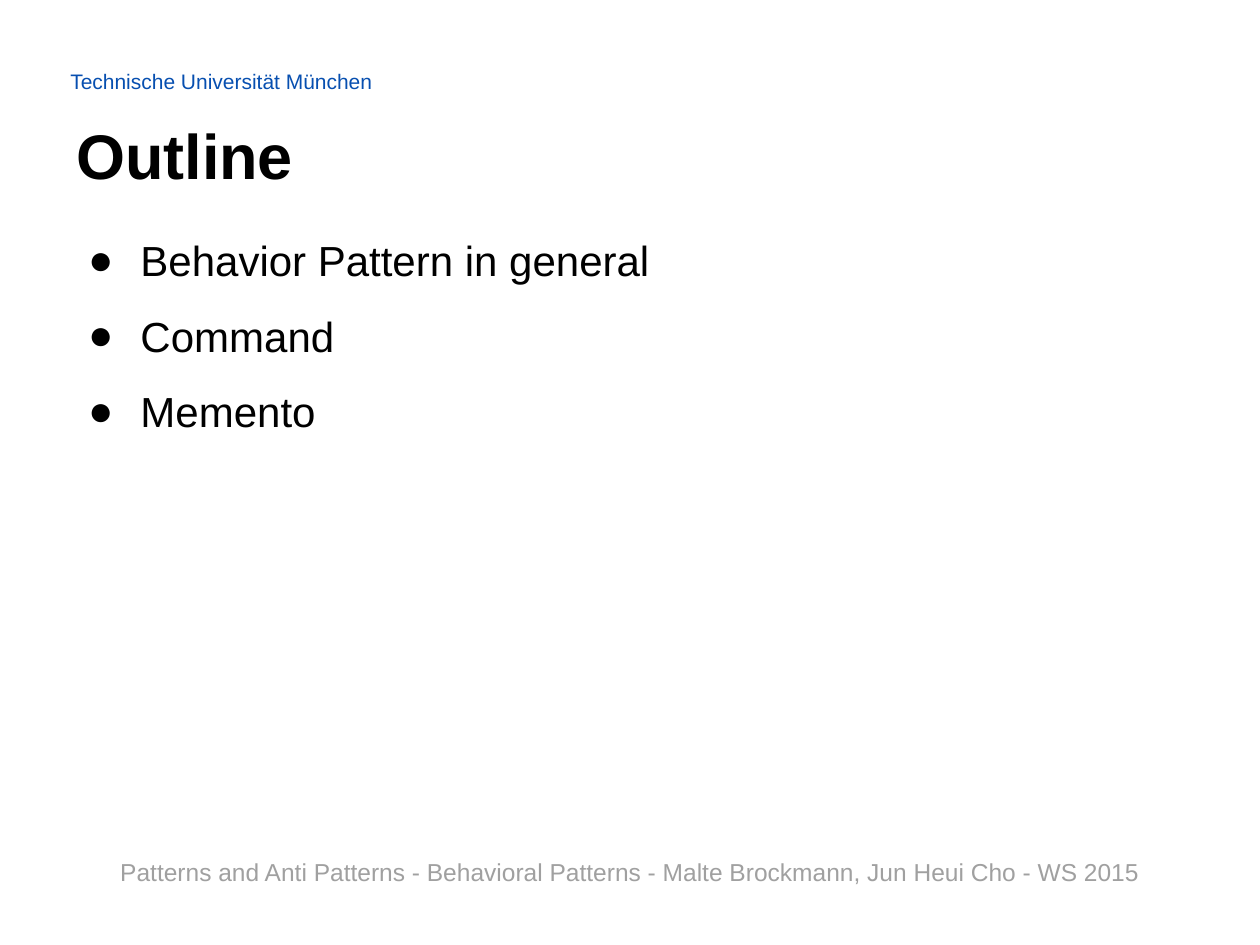
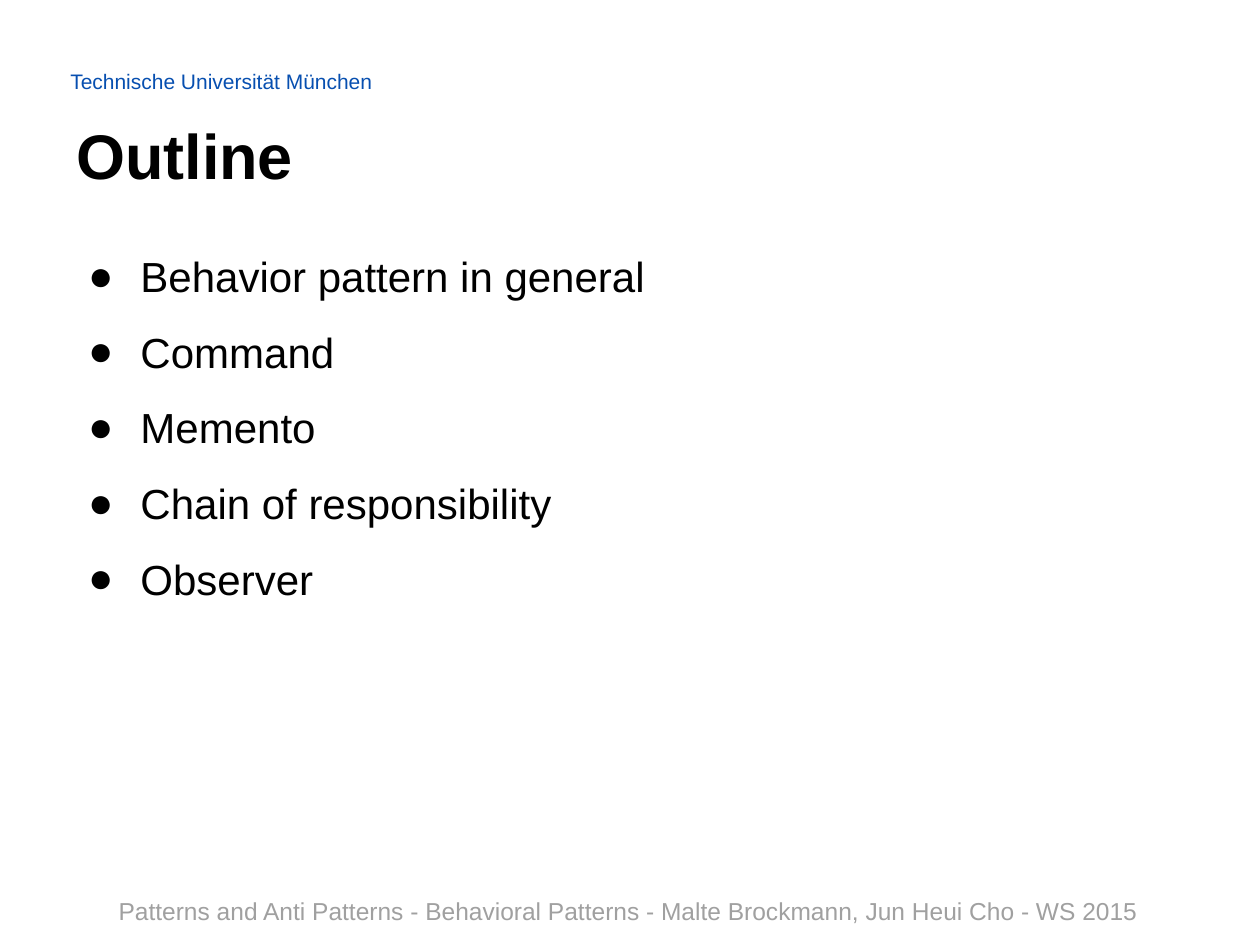
Before and after one commit to Painted6/Behavioral-design-patterns, a slide deck: slide 2 of Behavioral Patterns - JS Patterns and Anti Patterns.pptx. Drawn at 1260x945 pixels with LibreOffice and Linux fonts; fonts in the diff are those of the drawing; background and template pictures are left out. Boxes give left, top, right and bottom in pixels: in the first picture for what was removed or moved away, otherwise in the second. Text is boxed around its words. In the diff, an @@ line names an element or a change of style, - is before the commit and + after.

```diff
--- a/Behavioral Patterns - JS Patterns and Anti Patterns.pptx
+++ b/Behavioral Patterns - JS Patterns and Anti Patterns.pptx
@@ text "Behavior pattern in general" moved from (x1=140, y1=245, x2=649, y2=428) to (x1=140, y1=261, x2=645, y2=596) @@
@@ text at (x1=140, y1=261, x2=645, y2=301): text changed @@
-● Behavior Pattern in general
+● Behavior pattern in general
@@ text at (x1=140, y1=488, x2=552, y2=596): paragraphs added @@
+● Chain of responsibility
+● Observer
@@ text removed at (x1=120, y1=863, x2=1139, y2=884) @@
-Patterns and Anti Patterns - Behavioral Patterns - Malte Brockmann, Jun Heui Cho - WS 2015
@@ text added at (x1=119, y1=902, x2=1137, y2=923), 14 pt, text #A0A0A0 @@
+Patterns and Anti Patterns - Behavioral Patterns - Malte Brockmann, Jun Heui Cho - WS 2015
```
Also in this commit, not shown: 28 other slides changed, 2 slides added.
